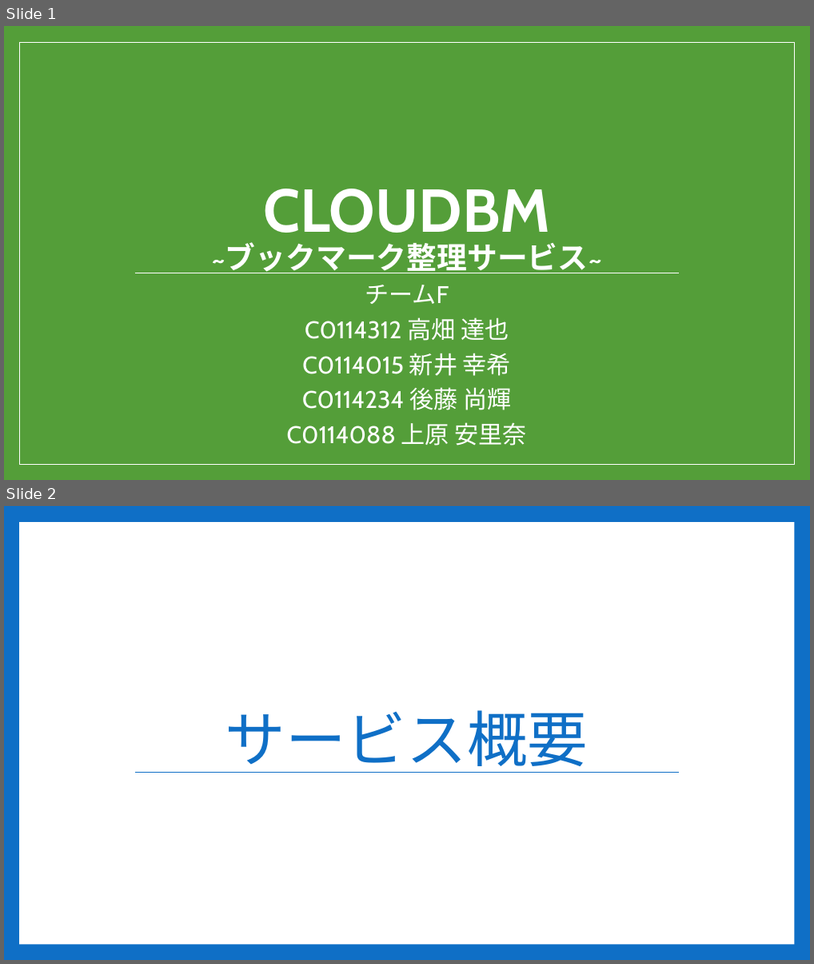
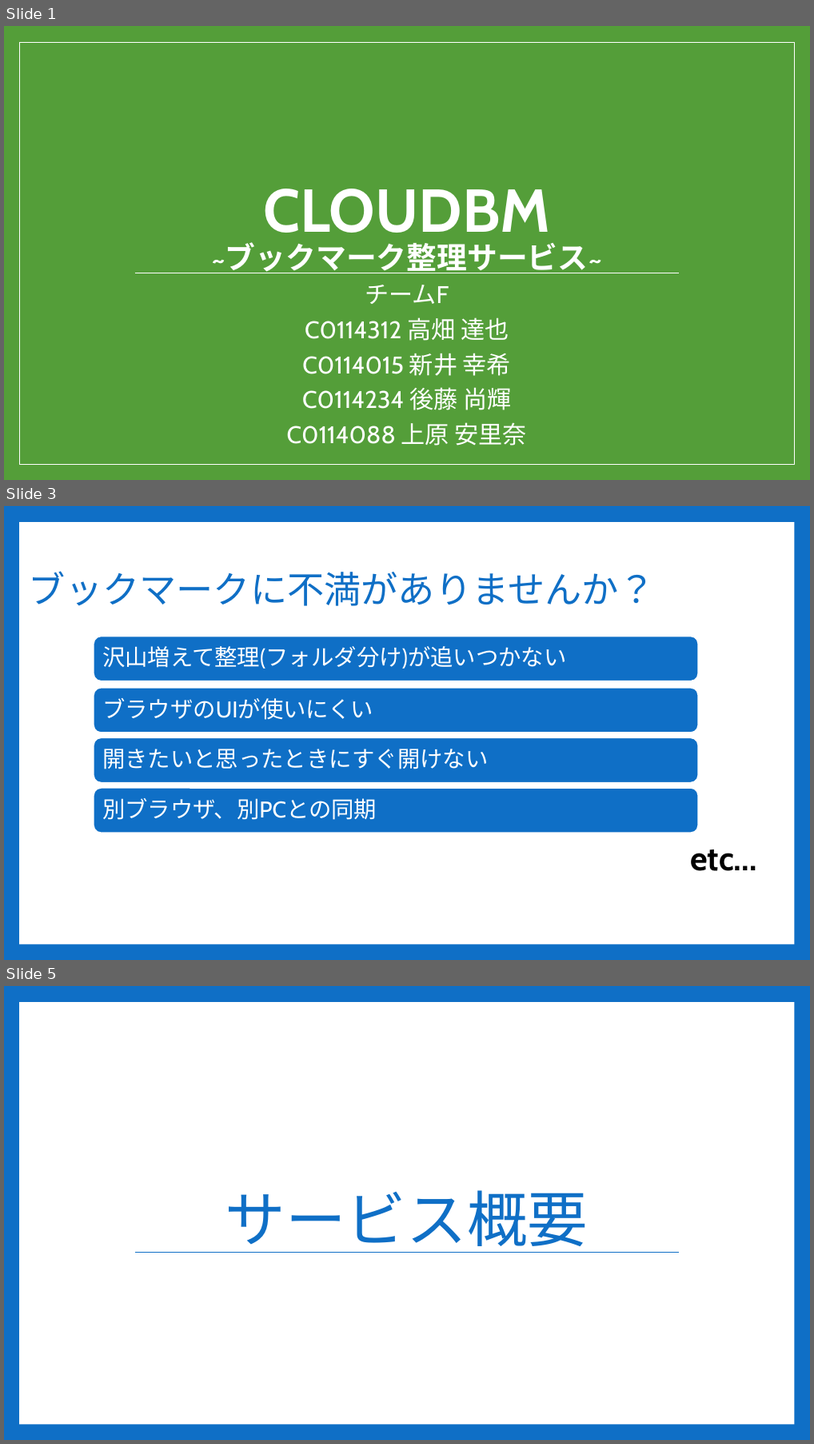
Before and after one commit to Sorarinu/ProjectP2016_F, a slide deck: production-idea/第3回中間発表.pptx. Shown one above the other, each under a label of ours: slides 1 and 2 before the commit, slides 1, 3 and 5 after it; the slides between them are not shown. The pictures are 814x964 and 814x1444 pixels, drawn with LibreOffice and Linux fonts; fonts in the diff are those of the drawing. Boxes give left, top, right and bottom in pixels: in the first picture for what was removed or moved away, otherwise in the second. Text is boxed around its words. In the diff, an @@ line names an element or a change of style, - is before the commit and + after.

```diff
--- a/production-idea/第3回中間発表.pptx
+++ b/production-idea/第3回中間発表.pptx
@@ slide 3 added at [4, 506, 810, 960], background #0F6FC6; not listed: 1 template element that a slide beside it also shows @@
@@ title added at [29, 571, 656, 606], 44 pt, text #0F6FC6 @@
+ブックマークに不満がありませんか？
@@ group added at [94, 636, 698, 832]: 4 rounded rectangles, 4 texts @@
+沢山増えて整理(フォルダ分け)が追いつかない
+ブラウザのUIが使いにくい
+開きたいと思ったときにすぐ開けない
+別ブラウザ、別PCとの同期
@@ text added at [690, 849, 758, 871], 40 pt, text #000000, bold @@
+etc…
@@ what was slide 2 is now slide 5 @@
```
Also in this commit, not shown: 4 slides changed, 7 other slides added, 6 slides removed, 3 other files.
